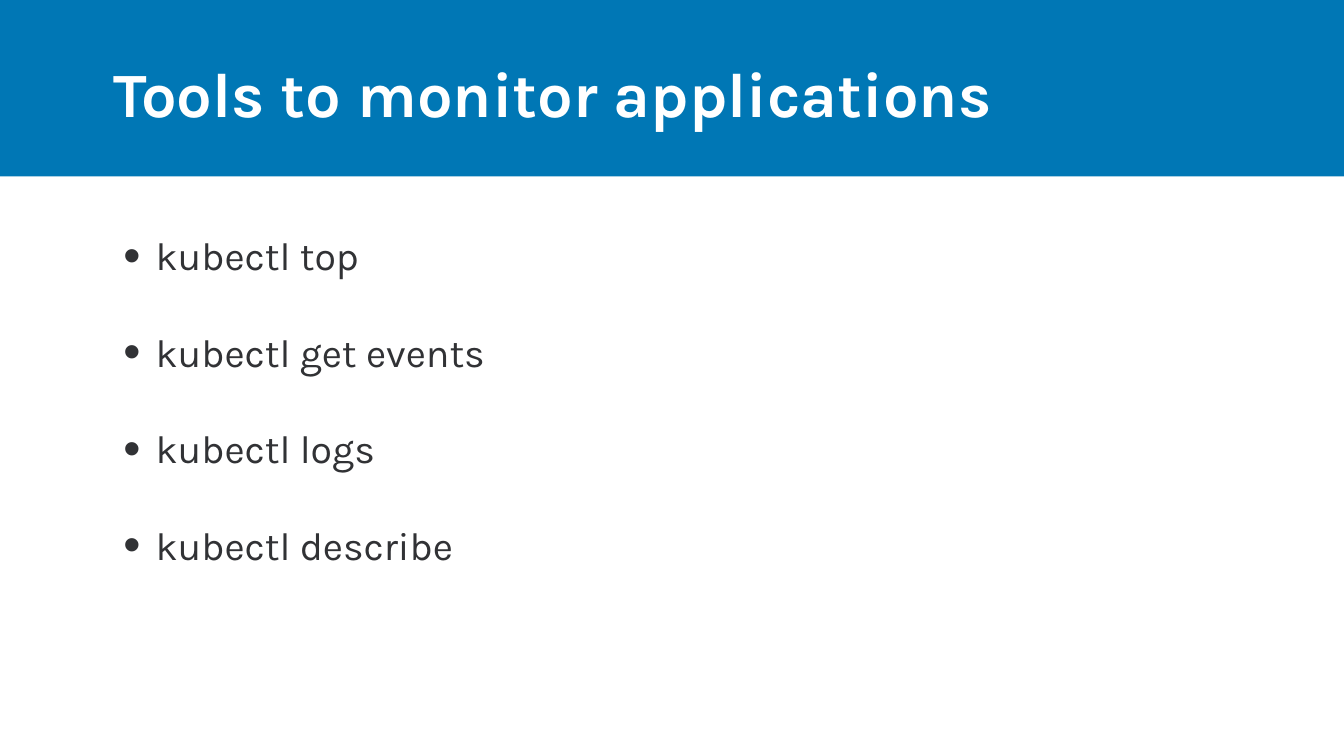
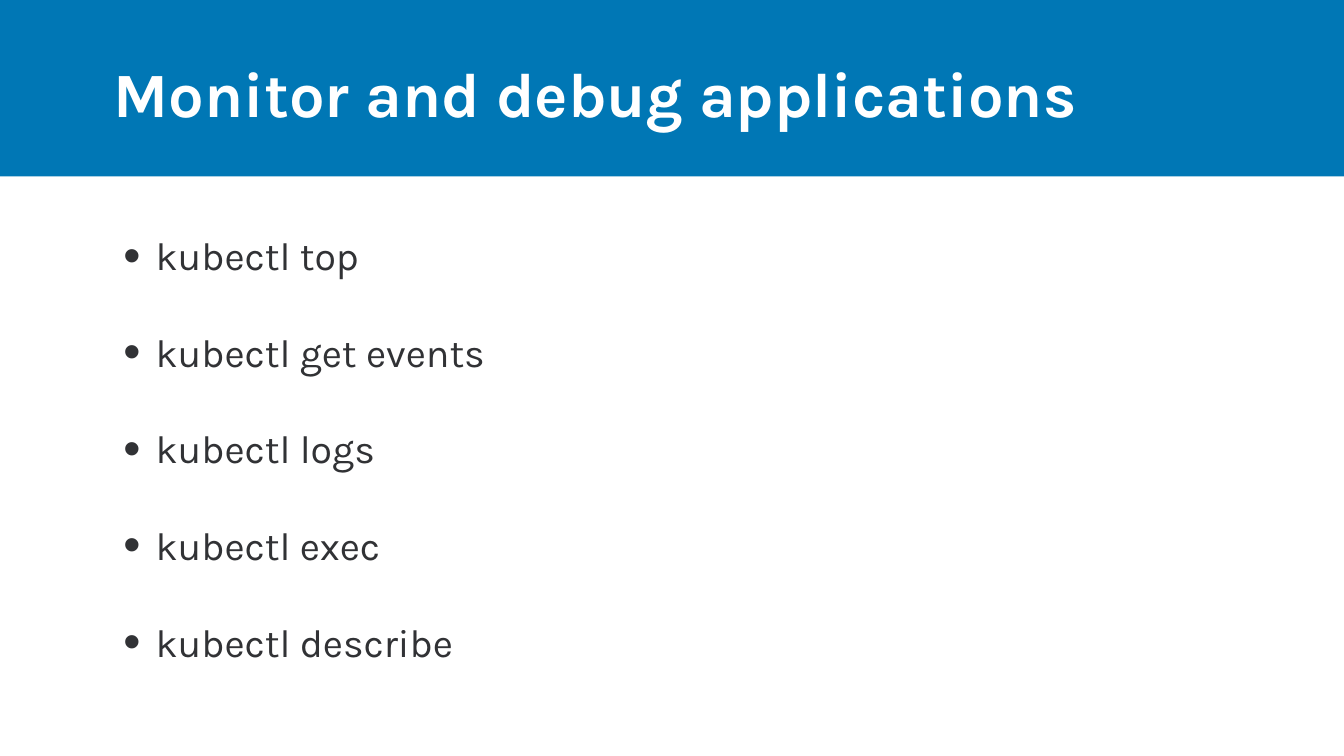
Before and after one commit to rdiazconcha/ckad-exam-prep, a slide deck: slide 2 of chapter-03/03-monitor/03_03_monitor.pptx. Drawn at 1344x756 pixels with LibreOffice and Linux fonts; fonts in the diff are those of the drawing. Boxes give left, top, right and bottom in pixels: in the first picture for what was removed or moved away, otherwise in the second. Text is boxed around its words. In the diff, an @@ line names an element or a change of style, - is before the commit and + after.

```diff
--- a/chapter-03/03-monitor/03_03_monitor.pptx
+++ b/chapter-03/03-monitor/03_03_monitor.pptx
@@ title at (x1=114, y1=72, x2=1076, y2=133): text changed @@
-Tools to monitor applications
+Monitor and debug applications
@@ text at (x1=156, y1=533, x2=380, y2=561): paragraph added @@
+• kubectl exec
```
Also in this commit, not shown: 1 other slide changed, 1 slide added, 16 other files.
